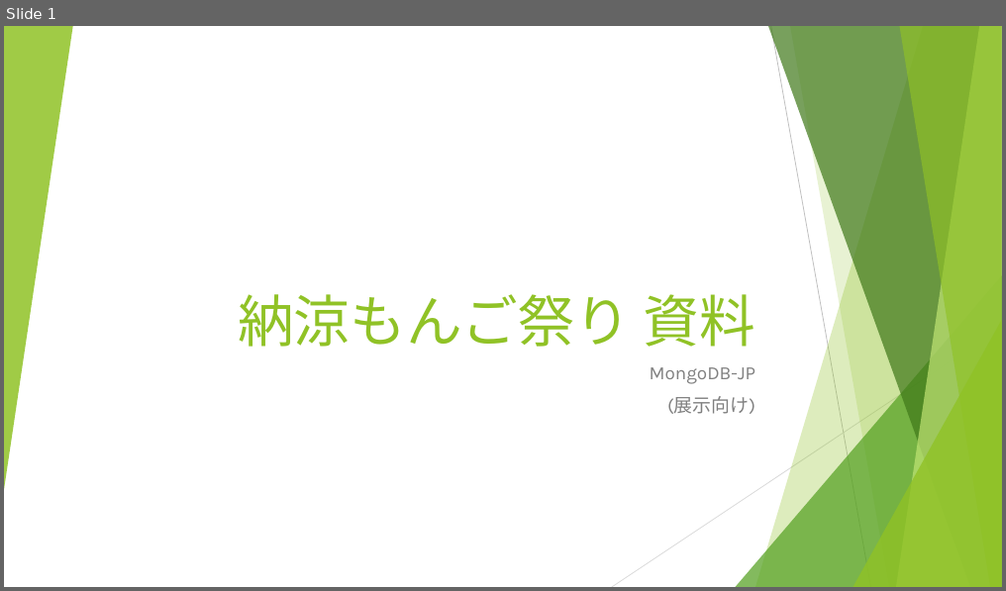
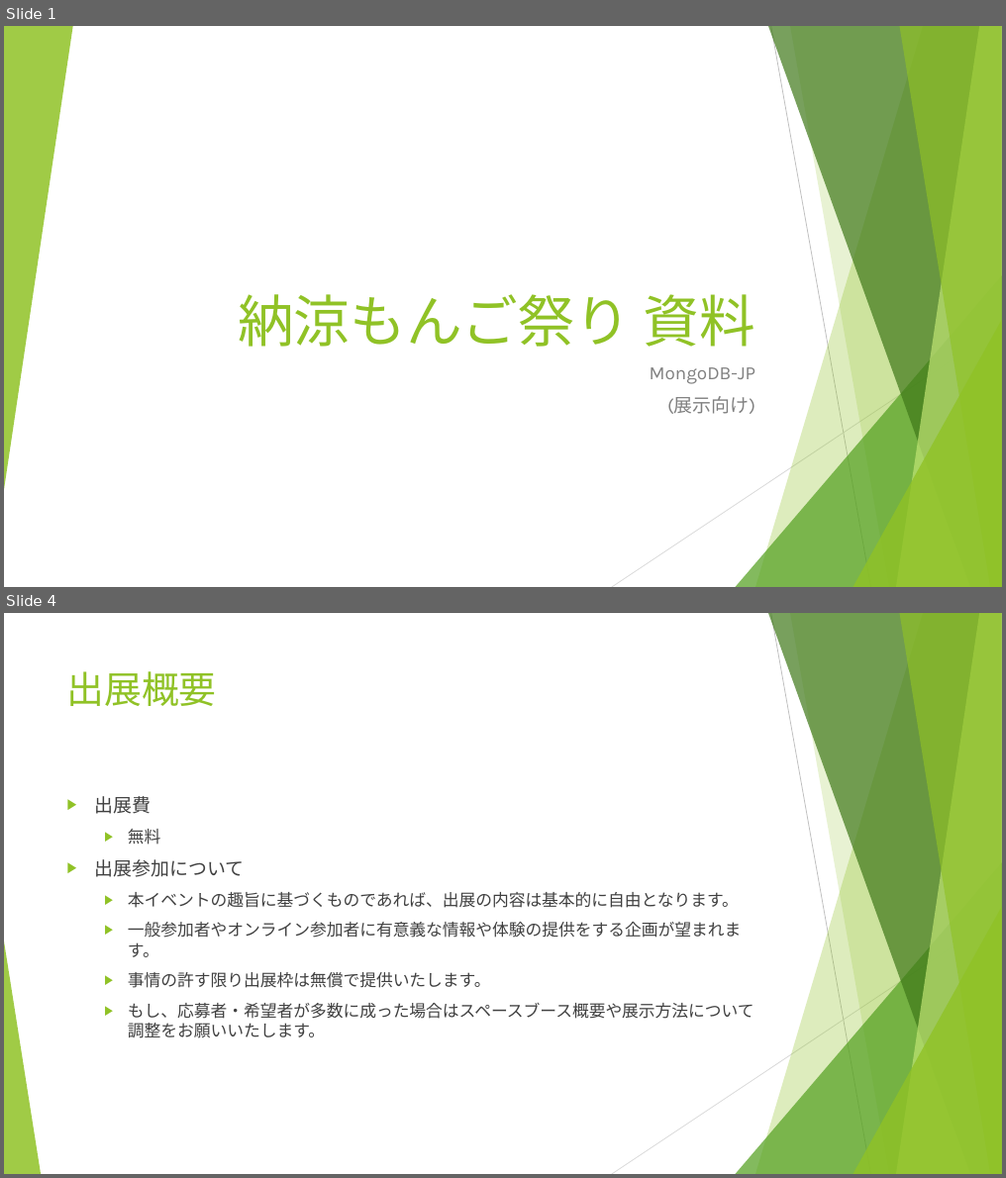
Before and after one commit to MongoDB-JP/2013-summer-festival, a slide deck: hot/納涼もんご祭り 資料(出展用).pptx. Shown one above the other, each under a label of ours: slide 1 before the commit, slides 1 and 4 after it; the slides between them are not shown. The pictures are 1006x591 and 1006x1178 pixels, drawn with LibreOffice and Linux fonts; fonts in the diff are those of the drawing. Boxes give left, top, right and bottom in pixels: in the first picture for what was removed or moved away, otherwise in the second. Text is boxed around its words. In the diff, an @@ line names an element or a change of style, - is before the commit and + after.

Commit message:
更新（イベント概要、ドキュメントリンクなど追加）

```diff
--- a/hot/納涼もんご祭り 資料(出展用).pptx
+++ b/hot/納涼もんご祭り 資料(出展用).pptx
@@ slide 4 added at (4,613,1002,1174), background #FFFFFF; not listed: 9 template elements that a slide beside it also shows @@
@@ title added at (67,671,217,706), 36 pt, text #90C226 @@
+出展概要
@@ text added at (95,796,754,1039), 16 pt, text #404040 @@
+▶ 出展費
+  ▶ 無料
+▶ 出展参加について
+  ▶ 本イベントの趣旨に基づくものであれば、出展の内容は基本的に自由となります。
+  ▶ 一般参加者やオンライン参加者に有意義な情報や体験の提供をする企画が望まれます。
+  ▶ 事情の許す限り出展枠は無償で提供いたします。
+  ▶ もし、応募者・希望者が多数に成った場合はスペースブース概要や展示方法について調整をお願いいたします。
@@ triangle added at (4,942,41,1174), fill #90C226 at 85% opacity @@
```
Also in this commit, not shown: 4 slides changed, 2 other slides added.
